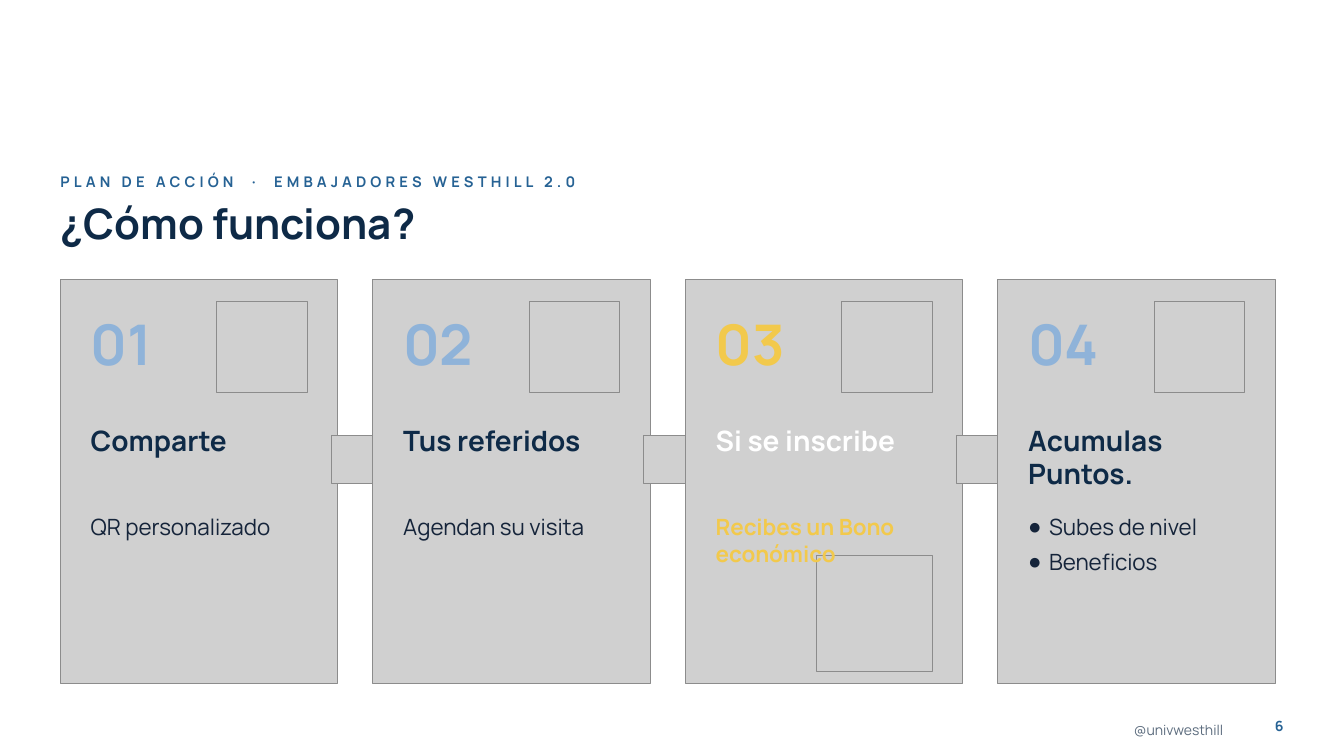
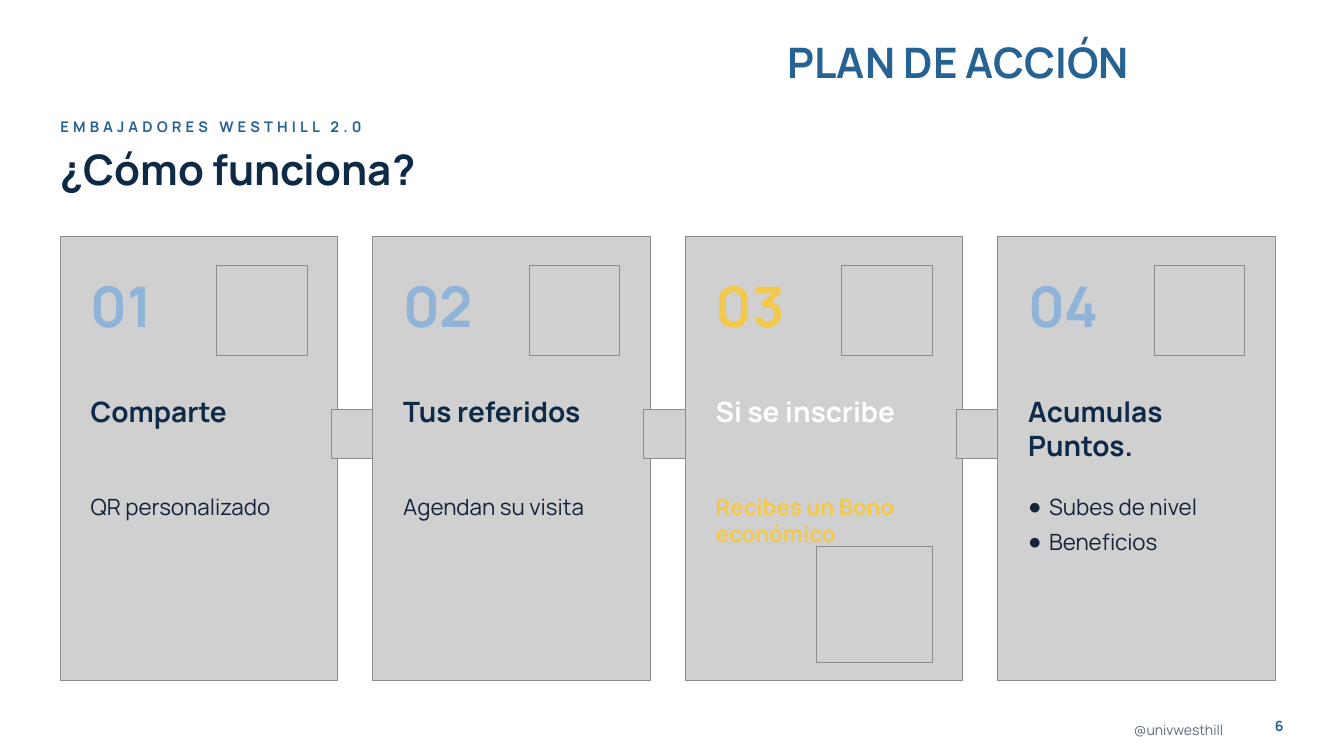
Before and after one commit to dnmcamiloedson-arch/EdUW, a slide deck: slide 6 of presentaciones/Plan_de_Accion_Embajadores_Westhill_2027.pptx. Drawn at 1344x756 pixels with LibreOffice and Linux fonts; fonts in the diff are those of the drawing; grey boxes stand for pictures; background and template pictures are left out. Boxes give left, top, right and bottom in pixels: in the first picture for what was removed or moved away, otherwise in the second. Text is boxed around its words. In the diff, an @@ line names an element or a change of style, - is before the commit and + after.

```diff
--- a/presentaciones/Plan_de_Accion_Embajadores_Westhill_2027.pptx
+++ b/presentaciones/Plan_de_Accion_Embajadores_Westhill_2027.pptx
@@ text added at bbox=[788, 39, 1129, 79], 30 pt, text #266294, bold @@
+PLAN DE ACCIÓN
@@ title "¿Cómo funciona?": place and size @@
-title "¿Cómo funciona?" at bbox=[60, 205, 415, 247]
+title "¿Cómo funciona?" at bbox=[60, 151, 415, 193]
@@ text at bbox=[60, 121, 361, 133]: text changed @@
-PLAN DE ACCIÓN · EMBAJADORES WESTHILL 2.0
+EMBAJADORES WESTHILL 2.0
@@ picture: place and size @@
-picture at bbox=[60, 280, 338, 684]
+picture at bbox=[60, 237, 338, 682]
@@ picture: place and size @@
-picture at bbox=[373, 280, 650, 684]
+picture at bbox=[373, 237, 650, 682]
@@ picture: place and size @@
-picture at bbox=[686, 280, 963, 684]
+picture at bbox=[686, 237, 963, 682]
@@ picture: place and size @@
-picture at bbox=[998, 280, 1275, 684]
+picture at bbox=[998, 237, 1275, 682]
@@ text "01": place and size @@
-text "01" at bbox=[91, 324, 152, 366]
+text "01" at bbox=[91, 286, 152, 328]
@@ text "02": place and size @@
-text "02" at bbox=[403, 324, 473, 366]
+text "02" at bbox=[403, 286, 473, 328]
@@ text "03": place and size @@
-text "03" at bbox=[716, 324, 785, 366]
+text "03" at bbox=[716, 286, 785, 328]
@@ text "04": place and size @@
-text "04" at bbox=[1028, 324, 1099, 366]
+text "04" at bbox=[1028, 286, 1099, 328]
@@ 4 pictures: place and size @@
-4 pictures at bbox=[217, 301, 1245, 392]
+4 pictures at bbox=[217, 265, 1245, 356]
@@ text "Comparte": place and size @@
-text "Comparte" at bbox=[91, 430, 227, 458]
+text "Comparte" at bbox=[91, 401, 227, 429]
@@ text "Tus referidos": place and size @@
-text "Tus referidos" at bbox=[403, 430, 580, 452]
+text "Tus referidos" at bbox=[403, 401, 580, 423]
@@ text "Si se inscribe": place and size @@
-text "Si se inscribe" at bbox=[716, 431, 895, 451]
+text "Si se inscribe" at bbox=[716, 402, 895, 422]
@@ 3 pictures: place and size @@
-3 pictures at bbox=[332, 436, 1004, 484]
+3 pictures at bbox=[332, 410, 1004, 459]
@@ text "Acumulas Puntos.": place and size @@
-text "Acumulas Puntos." at bbox=[1028, 430, 1162, 485]
+text "Acumulas Puntos." at bbox=[1028, 401, 1162, 457]
@@ text "QR personalizado": place and size @@
-text "QR personalizado" at bbox=[91, 518, 270, 541]
+text "QR personalizado" at bbox=[91, 498, 270, 521]
@@ text "Agendan su visita": place and size @@
-text "Agendan su visita" at bbox=[403, 518, 584, 541]
+text "Agendan su visita" at bbox=[403, 498, 584, 521]
@@ text "Recibes un Bono económico": place and size @@
-text "Recibes un Bono económico" at bbox=[716, 518, 894, 568]
+text "Recibes un Bono económico" at bbox=[716, 498, 894, 549]
@@ text "Subes de nivel": place and size @@
-text "Subes de nivel" at bbox=[1049, 518, 1197, 571]
+text "Subes de nivel" at bbox=[1049, 498, 1197, 551]
@@ picture: place and size @@
-picture at bbox=[817, 556, 933, 671]
+picture at bbox=[817, 546, 933, 662]
```
Also in this commit, not shown: 9 other slides changed.
